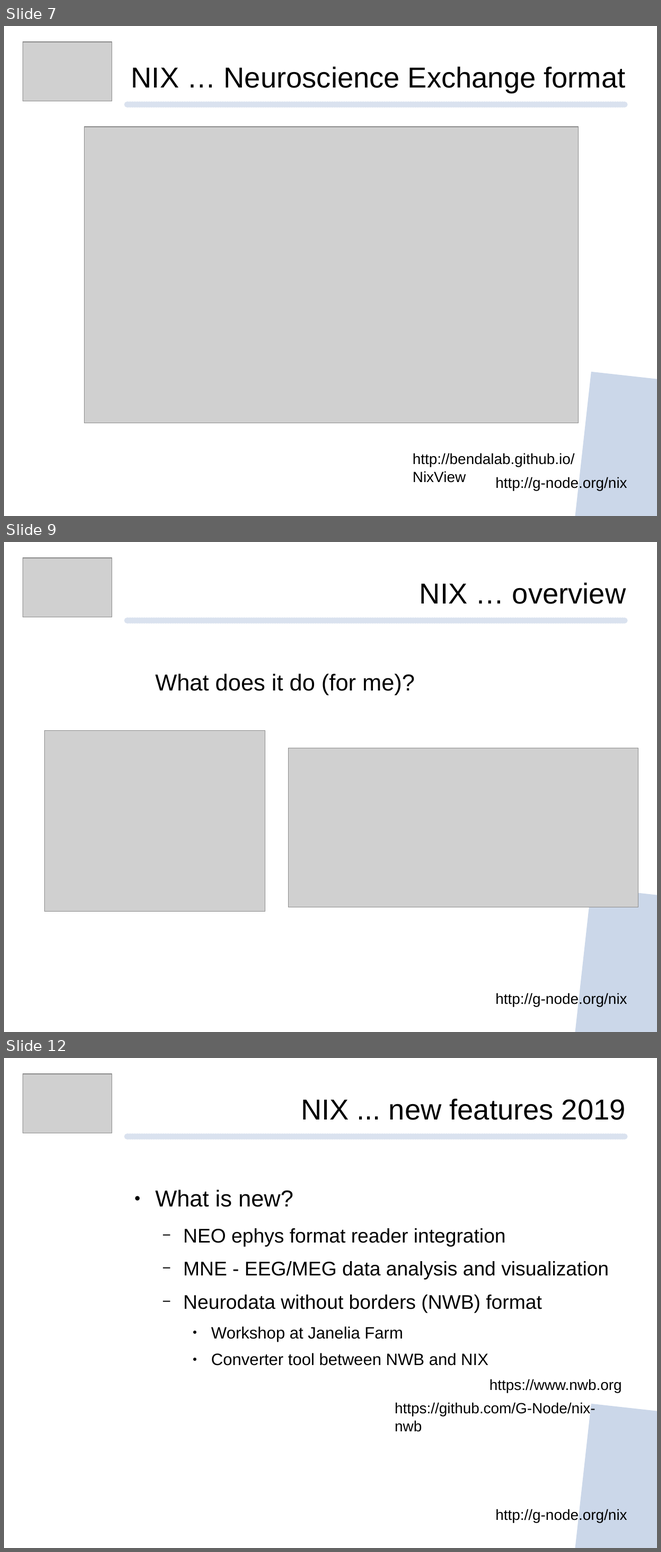
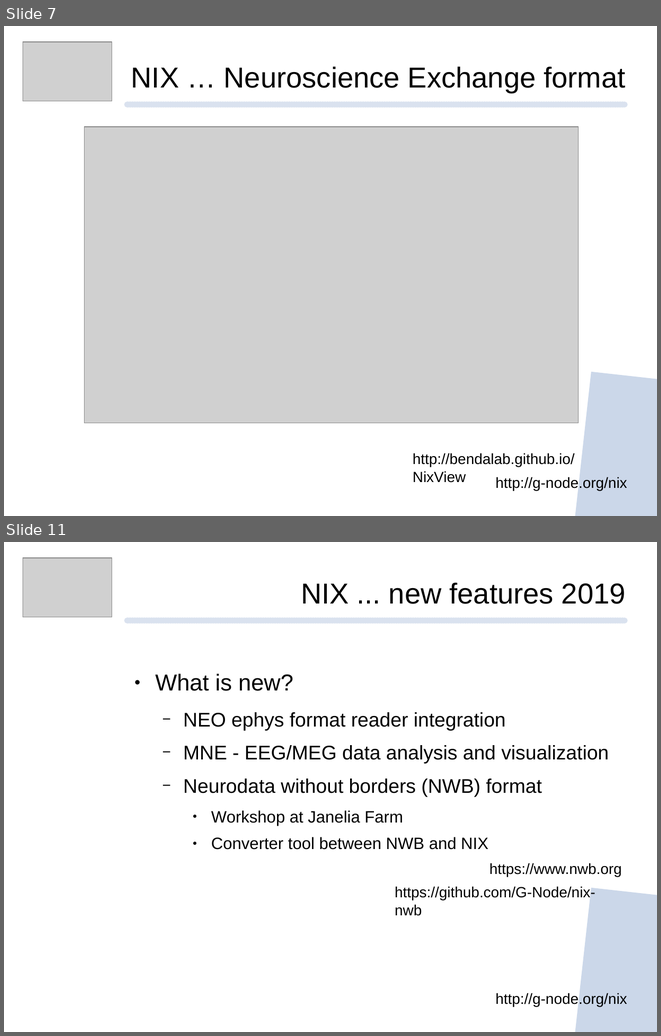
Before and after one commit to mpsonntag/prespost, a slide deck: 202009_BCCN_online/202009_BCCN_Online_conference.odp. Shown one above the other, each under a label of ours: slides 7, 9 and 12 before the commit, slides 7 and 11 after it; the slides between them are not shown. The pictures are 661x1552 and 661x1036 pixels, drawn with LibreOffice and Linux fonts; fonts in the diff are those of the drawing; grey boxes stand for pictures; background and template pictures are left out. Boxes give left, top, right and bottom in pixels: in the first picture for what was removed or moved away, otherwise in the second. Text is boxed around its words. In the diff, an @@ line names an element or a change of style, - is before the commit and + after.

```diff
--- a/202009_BCCN_online/202009_BCCN_Online_conference.odp
+++ b/202009_BCCN_online/202009_BCCN_Online_conference.odp
@@ slide 9 removed at [4,542,657,1032], background #FFFFFF; not listed: 2 template elements that a slide beside it also shows @@
@@ picture removed at [23,558,113,617] @@
@@ text removed at [420,582,626,604] @@
-NIX … overview
@@ text removed at [155,673,415,695] @@
-What does it do (for me)?
@@ picture removed at [44,731,265,911] @@
@@ picture removed at [289,748,638,908] @@
@@ text removed at [495,992,627,1006] @@
-http://g-node.org/nix
@@ what was slide 12 is now slide 11 @@
```
Also in this commit, not shown: 6 slides changed, 3 slides added, 2 other slides removed.
